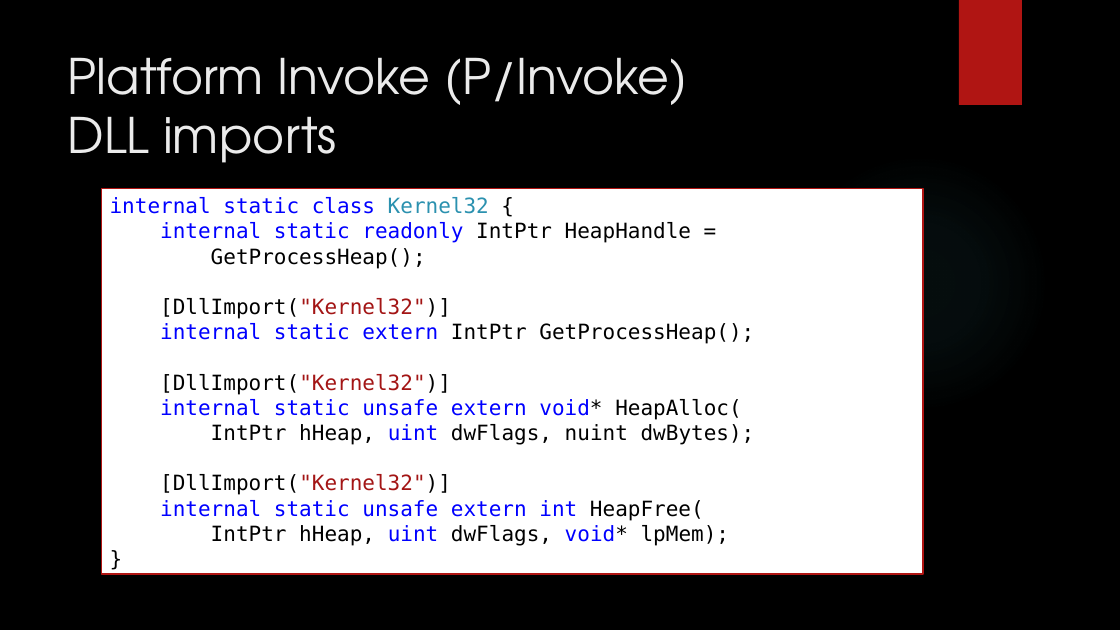
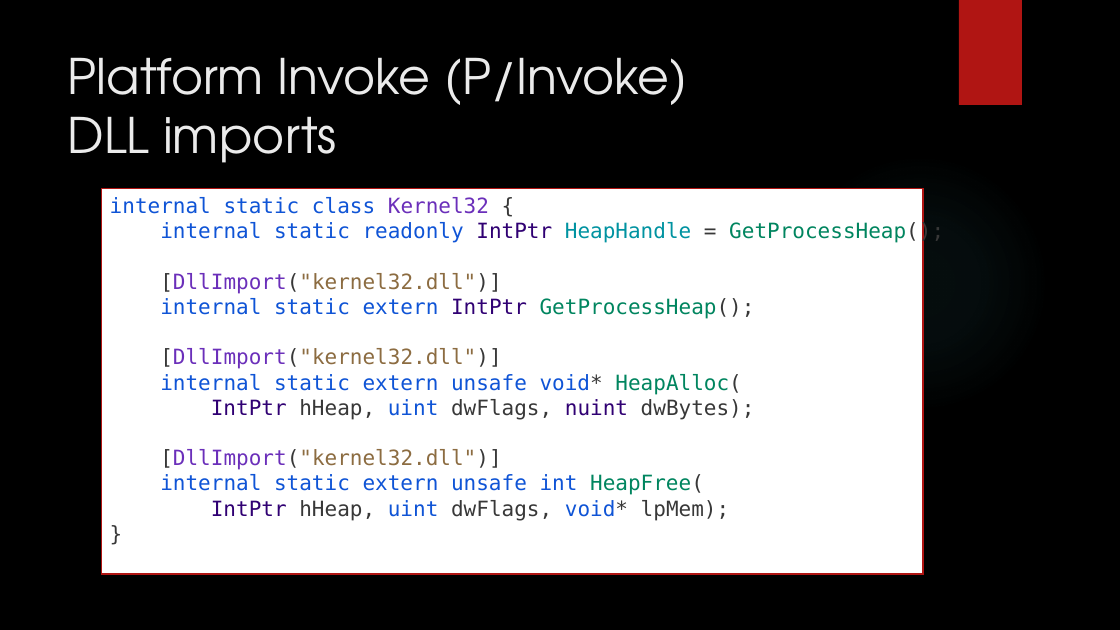
Before and after one commit to dennisdietrich/UnsafeCSharp, a slide deck: slide 22 of doc/Introduction to unsafe C#.pptx (slide 18 before the commit). Drawn at 1120x630 pixels with LibreOffice and Linux fonts; fonts in the diff are those of the drawing; background and template pictures are left out. Boxes give left, top, right and bottom in pixels: in the first picture for what was removed or moved away, otherwise in the second. Text is boxed around its words. In the diff, an @@ line names an element or a change of style, - is before the commit and + after.

```diff
--- a/doc/Introduction to unsafe C#.pptx
+++ b/doc/Introduction to unsafe C#.pptx
@@ text in rectangle at bbox=[110, 197, 944, 521]: text changed; text colour #000000 to #0F54D6 @@
-internal static class Kernel32 {
-internal static readonly IntPtr HeapHandle =
-GetProcessHeap();
-[DllImport("Kernel32")]
-internal static extern IntPtr GetProcessHeap();
-[DllImport("Kernel32")]
-internal static unsafe extern void* HeapAlloc(
-IntPtr hHeap, uint dwFlags, nuint dwBytes);
-[DllImport("Kernel32")]
-internal static unsafe extern int HeapFree(
-IntPtr hHeap, uint dwFlags, void* lpMem);
-}
+internal static class Kernel32 {
+internal static readonly IntPtr HeapHandle = GetProcessHeap();
+[DllImport("kernel32.dll")]
+internal static extern IntPtr GetProcessHeap();
+[DllImport("kernel32.dll")]
+internal static extern unsafe void* HeapAlloc(
+IntPtr hHeap, uint dwFlags, nuint dwBytes);
+[DllImport("kernel32.dll")]
+internal static extern unsafe int HeapFree(
+IntPtr hHeap, uint dwFlags, void* lpMem);
+}
```
Also in this commit, not shown: 21 other slides changed, 7 slides added, 6 other files.
